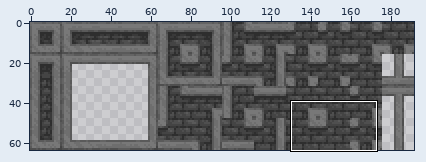
File history of a sprite sheet, Assets/Sprites/Sprites_Tilemap/TileMapGood/Pared/Lined Brick.png. The picture above shows the old version from afar; the outline marks the close-up.
Close-up. Old version:
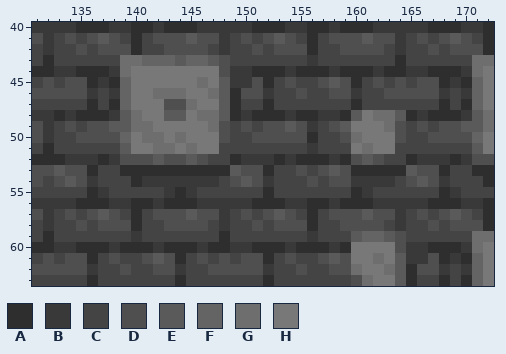
The file is 192x64 pixels. Colours within 5 levels of each other are drawn and written as one. Shown: x 131..172, y 40..63.
Palette (. is transparent): A #2e2e2e  B #393939  C #444444  D #4f4f4f  E #5a5a5a  F #646464  G #6e6e6e  H #787878
Pixels before, first column x 131:
40 BBBBAAABBAABAAABBBBBAAABBAABAAABBBBBAAABBA
41 DBCDCDEDCACDDDEDDBCDCDEDCACDDDEDDBCDCDEDCA
42 CBCCDCDDDACCDDDDCBCCDCDDDACCDDDDCBCCDCDDDA
43 CACCCCCCGGFFFEFFEDCCCCCCCBCCCCCCCACCCCCCGG
44 AABBAAABGHHHHHHHHDBBAAABAAABAAABAABBAAABGH
45 CDCDDABAFHHHHHHGHEBBDACDCCDEDACDCDCDDABAFH
46 DDDDDBCBFHHGGGHHGEADDBCCDCCDDBCCDDDDDBCBFH
47 CCCCCACAFHHHDDGHHEACCACCCCCCCACCCCCCCACAFH
48 BBABAAABEGHHEEHGGEABAAABAABBAEHGGEABAAABEG
49 DBCDCDDEEGGHHHHHGDCDCDDEDBCDEHHHGDCDCDDEEG
50 DBCCDDDDFHGGHGHHHDCCDDDDDACCDGHHHDCCDDDDFH
51 CACCCCCCEHHGGHGHHCCCCCCCCBCCCHGHHCCCCCCCEH
52 AAABBBABDDDEDDEDCCABBBABAAABADEDCCABBBABDD
53 DDEDDACCAAAAAAAAAAEDDACCDCDEDAAAAAEDDACCAA
54 DCDEDBCCCABBBBBBBCDEDBCCCDCDDBBBBCDEDBCCCA
55 CCCCCABCCCCCBABCCCCCCACCCCCCCABCCCCCCABCCC
56 BBBBAAABBAABAAABBBBBAAABBAABAAABBBBBAAABBA
57 DBCDCDEDCACDDDEDDBCDCDEDCACDDDEDDBCDCDEDCA
58 CBCCDCDDDACCDDDDCBCCDCDDDACCDDDDCBCCDCDDDA
59 CACCCCCCCBCCCCCCCACCCCCCCBCCCEFFEDCCCCCCGG
60 AABBAAABAAABAAABAABBAAABAAABAHHHHDBBAAABGH
61 CDCDDACDCCDEDACDCDCDDACDCCDEDHHGHEBBDABAFH
62 DDDDDBCCDCCDDBCCDDDDDBCCDCCDDGHHGEADDBCBFH
63 CCCCCACCCCCCCACCCCCCCACCCCCCCDGHHEACCACAFH
Now the later version:
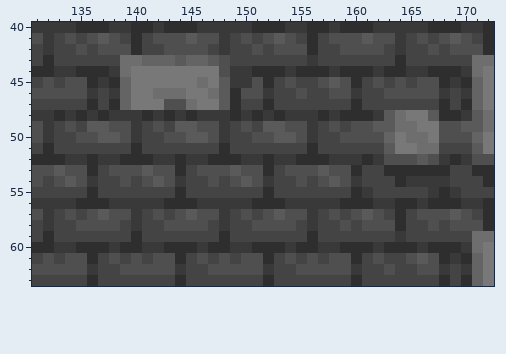
The edit:
y 48: x 136 A -> B; x 139..148 EGHHEEHGGE -> BBABABABBB; x 152 A -> B; x 155..157 AAB -> BBA; x 160..167 EHGGEABA -> AABEGHHE
y 49: x 136..148 DDEEGGHHHHHGD -> EEDDBCDCEEDDB; x 152..154 DDE -> EED; x 159..167 EHHHGDCDC -> CDDEEGGHH
y 50: x 137..148 DDFHGGHGHHHD -> EEDBCCDDEEDB; x 153..154 DD -> EE; x 156 A -> B; x 160..167 GHHHDCCD -> DDDFHGGH
y 51: x 139..148 EHHGGHGHHC -> CACCCCCCCA; x 156 B -> A; x 160..167 HGHHCCCC -> CCCEHHGG
y 52: x 136..137 BA -> AB; x 139..148 DDDEDDEDCC -> AAABBABBAA; x 152..153 BA -> AB; x 159..167 ADEDCCABB -> BBABDDDED
y 53: x 138..143 CAAAAA -> DDDEDD; x 145..148 AAAA -> CDDD; x 154 C -> D; x 156..158 CDE -> DED; x 161..162 AA -> CC; x 165..167 EDD -> AAA
y 54: x 139..143 CABBB -> DCDED; x 145..147 BBB -> CCD; x 155..158 CDCD -> DCDE; x 161..167 BBBCDED -> CCCABBB
y 55: x 137 B -> C; x 143 B -> C; x 145 B -> C; x 167 C -> B
y 56: x 140..141 AA -> BB; x 156..157 AA -> BB; x 164..165 BB -> AA
y 57: x 139..140 CA -> DB; x 143 D -> C; x 155..156 CA -> DB; x 159 D -> C; x 163..164 DB -> CA; x 167 C -> D
y 58: x 136 C -> D; x 139..140 DA -> CB; x 152 C -> D; x 155..156 DA -> CB; x 160 D -> C; x 163..164 CB -> DA
y 59: x 140 B -> A; x 156 B -> A; x 160..164 EFFED -> CCCCB
y 60: x 141 A -> B; x 157 A -> B; x 160..165 HHHHDB -> AABAAA
y 61: x 140..142 CDE -> DCD; x 156..158 CDE -> DCD; x 160..166 HHGHEBB -> ACDCCDE
y 62: x 140..141 CC -> DD; x 156..157 CC -> DD; x 160..165 GHHGEA -> BCCDCC
y 63: x 160..165 DGHHEA -> ACCCCC
